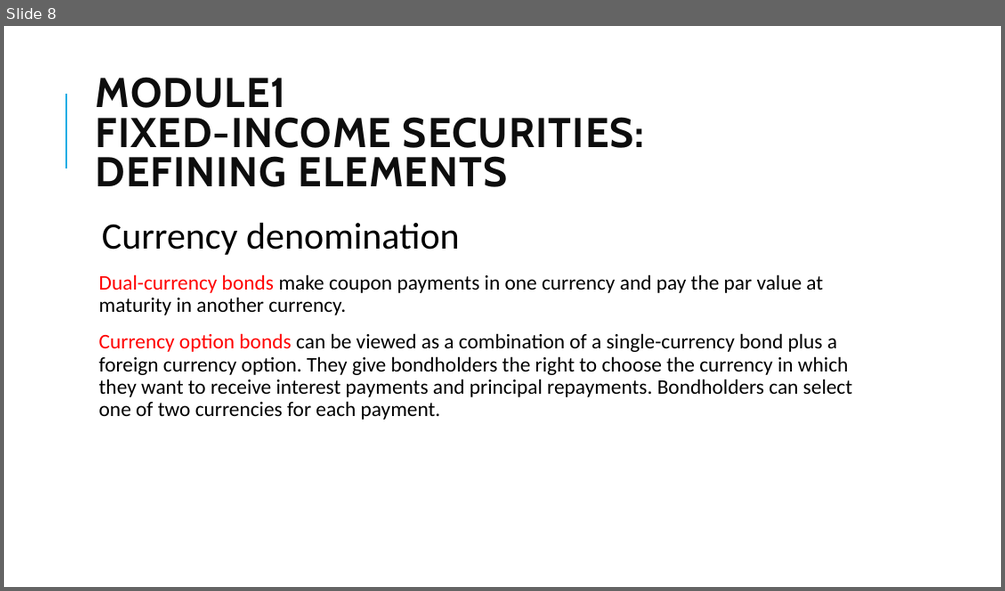
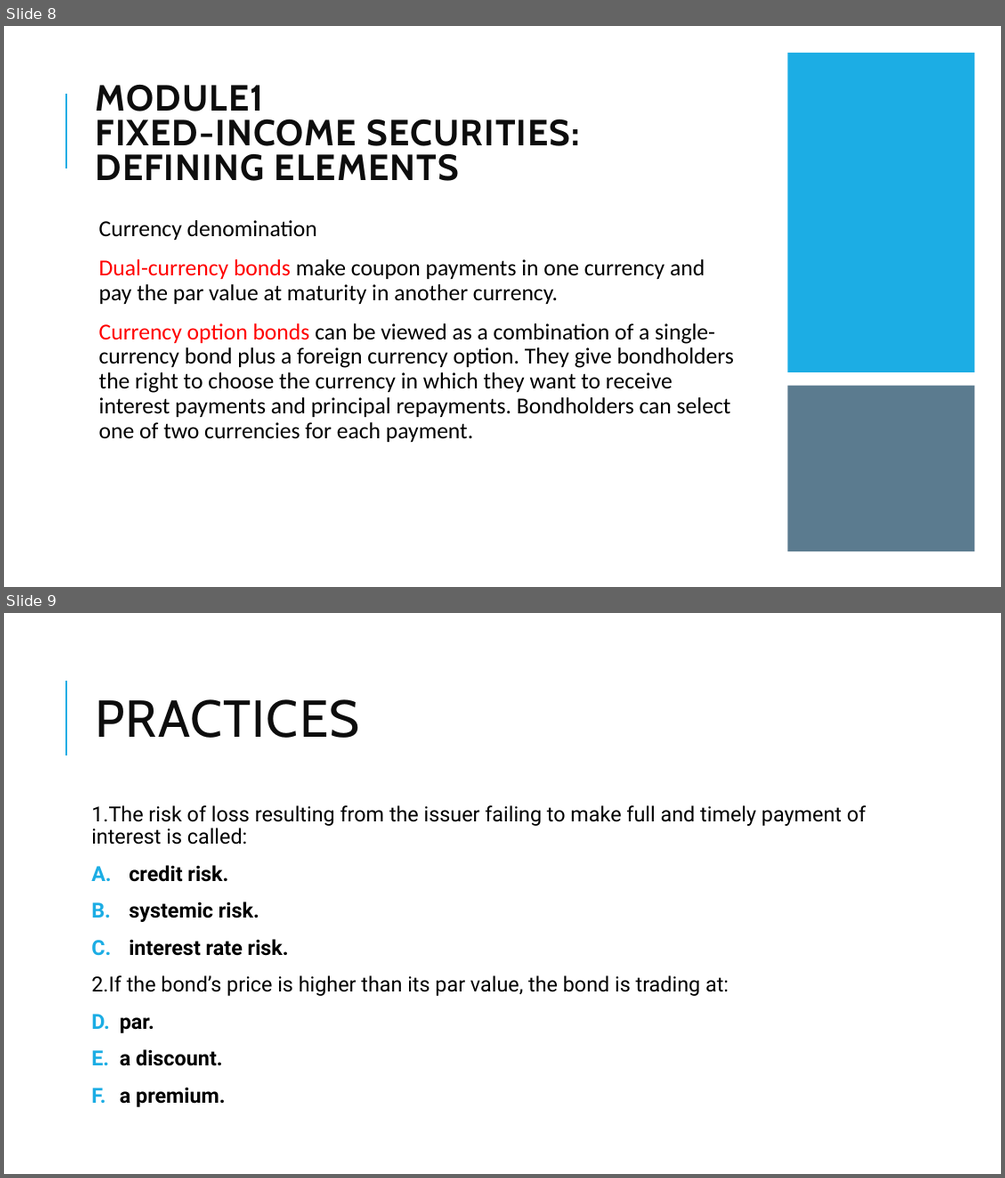
Before and after one commit to Isco0530/data, a slide deck: Fixed Income.pptx. Shown one above the other, each under a label of ours: slide 8 before the commit, slides 8 and 9 after it. The pictures are 1005x591 and 1005x1178 pixels, drawn with LibreOffice and Linux fonts; fonts in the diff are those of the drawing; background and template pictures are left out. Boxes give left, top, right and bottom in pixels: in the first picture for what was removed or moved away, otherwise in the second. Text is boxed around its words. In the diff, an @@ line names an element or a change of style, - is before the commit and + after.

```diff
--- a/Fixed Income.pptx
+++ b/Fixed Income.pptx
@@ slide 9 added at bbox=[4, 613, 1001, 1174], background picture (left out) @@
@@ line added from (66, 755) to (66, 681), #1CADE4 1.5 pt @@
@@ title added at bbox=[95, 699, 359, 738], 50 pt, text #0D0D0D @@
+PRACTICES
@@ text added at bbox=[91, 805, 866, 1107], 20 pt, text #000000 @@
+1.The risk of loss resulting from the issuer failing to make full and timely payment of interest is called:
+A. credit risk.
+B. systemic risk.
+C. interest rate risk.
+2.If the bond’s price is higher than its par value, the bond is trading at:
+A. par.
+B. a discount.
+C. a premium.
@@ slide 8 changed as well @@
@@ title "MODULE1 FIXED-INCOME SECURITIES: DEFINING ELEMENTS" at bbox=[95, 85, 580, 181]: size 40 to 35 pt @@
@@ rectangle added at bbox=[788, 53, 975, 372], fill #1CADE4 @@
@@ text "Currency denomination" at bbox=[99, 220, 734, 442]: size 36 to 22 pt in "Currency denomination"; size 20 to 22 pt @@
@@ rectangle added at bbox=[788, 386, 975, 552], fill #335B74 at 80% opacity @@
```
Also in this commit, not shown: 7 other slides changed, 1 other slide added, 1 other file.
